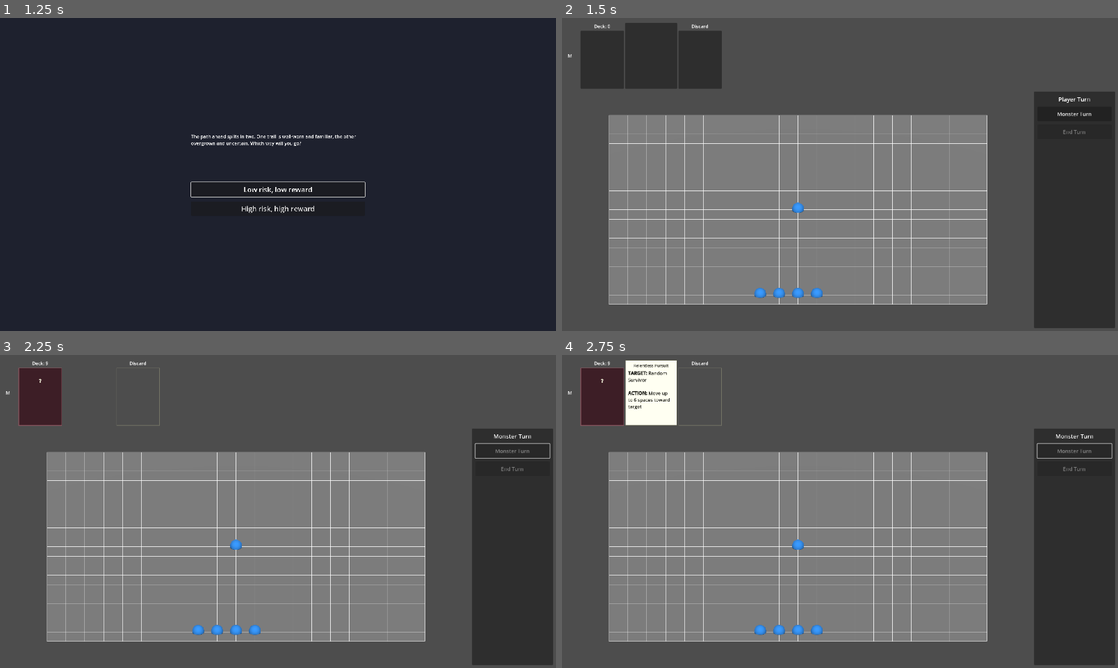
Above: before the commit, frames 1-4 (two rows, left to right).
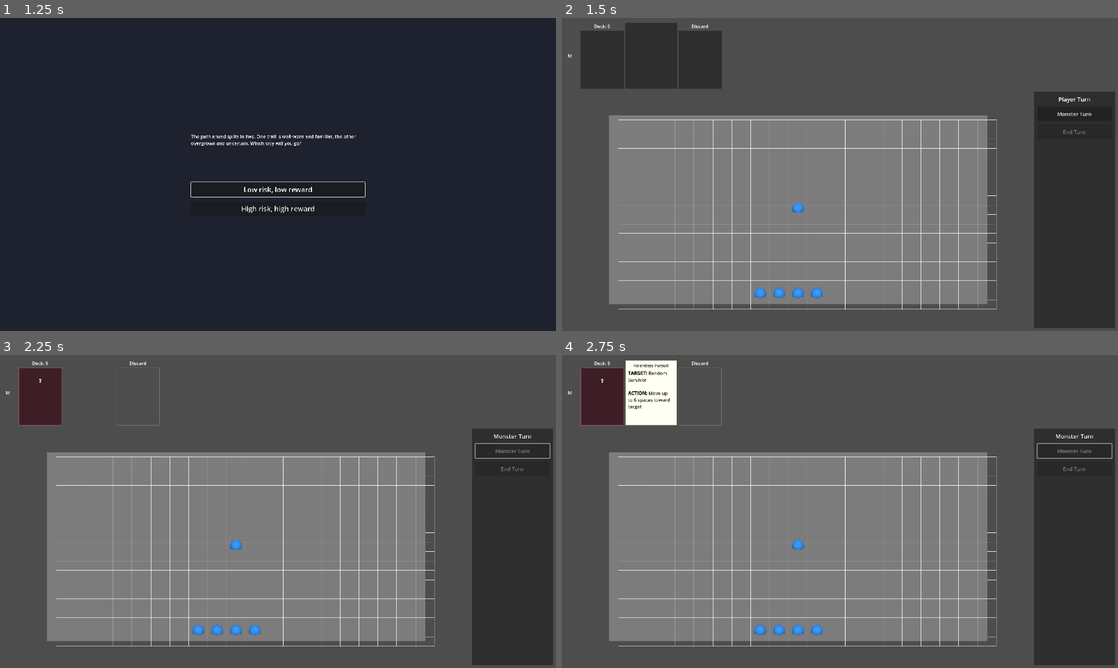
Above: after the commit, the same moments.

Repository: aartcmeijer-hash/silt-2
Game: Godot game, scene res://scenes/menus/main_menu.tscn
Two runs of this game, one before a commit and one after it. Both use one fixed random seed, a clock stepped at 60 frames per second and the inputs below.
Inputs:
- Up to frame 1 (1.25 s): click "Play" at 0.5 s
- Up to frame 2 (1.5 s): click "Low risk, low reward" at 1.25 s
- Up to frame 3 (2.25 s): click "Monster Turn" at 2 s
- Up to frame 4 (2.75 s): no input

Frame 1 is identical in both runs. In frame 2, 4.1% of the frame differs, in the area x 8-79%, y 30-94%; in frame 3, 4.1%; in frame 4, 4.1%.

Commit message:
fix: use GridMap.map_to_local() for accurate gridline positioning
Replace manual tile_size multiplication with GridMap.map_to_local() to
ensure gridlines align with actual GridMap cell positions, accounting
for cell_size and cell_center_y settings.

Fixes uneven gridline spacing issue.

Co-Authored-By: Claude Sonnet 4.5 <noreply@anthropic.com>

Diff:
--- a/scripts/game/isometric_grid.gd
+++ b/scripts/game/isometric_grid.gd
@@ -82,25 +82,31 @@
 
 	# Draw vertical lines (along Z-axis)
 	for x in range(grid_width + 1):
-		var world_x := (x + offset.x) * tile_size
-		var start_z := offset.y * tile_size
-		var end_z := (offset.y + grid_height) * tile_size
+		# Use GridMap.map_to_local() to get actual world positions
+		var start_pos := grid_map.map_to_local(Vector3i(x + offset.x, 0, offset.y))
+		var end_pos := grid_map.map_to_local(Vector3i(x + offset.x, 0, offset.y + grid_height))
+
+		start_pos.y = y_pos
+		end_pos.y = y_pos
 
 		mesh.surface_set_color(line_color)
-		mesh.surface_add_vertex(Vector3(world_x, y_pos, start_z))
+		mesh.surface_add_vertex(start_pos)
 		mesh.surface_set_color(line_color)
-		mesh.surface_add_vertex(Vector3(world_x, y_pos, end_z))
+		mesh.surface_add_vertex(end_pos)
 
 	# Draw horizontal lines (along X-axis)
 	for z in range(grid_height + 1):
-		var world_z := (z + offset.y) * tile_size
-		var start_x := offset.x * tile_size
-		var end_x := (offset.x + grid_width) * tile_size
+		# Use GridMap.map_to_local() to get actual world positions
+		var start_pos := grid_map.map_to_local(Vector3i(offset.x, 0, z + offset.y))
+		var end_pos := grid_map.map_to_local(Vector3i(offset.x + grid_width, 0, z + offset.y))
+
+		start_pos.y = y_pos
+		end_pos.y = y_pos
 
 		mesh.surface_set_color(line_color)
-		mesh.surface_add_vertex(Vector3(start_x, y_pos, world_z))
+		mesh.surface_add_vertex(start_pos)
 		mesh.surface_set_color(line_color)
-		mesh.surface_add_vertex(Vector3(end_x, y_pos, world_z))
+		mesh.surface_add_vertex(end_pos)
 
 	mesh.surface_end()
 
